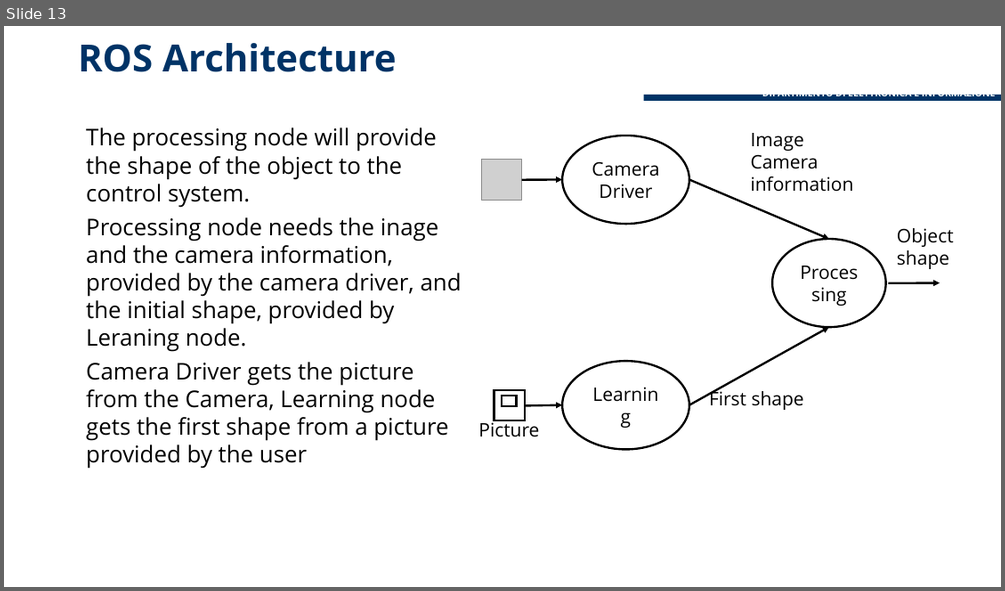
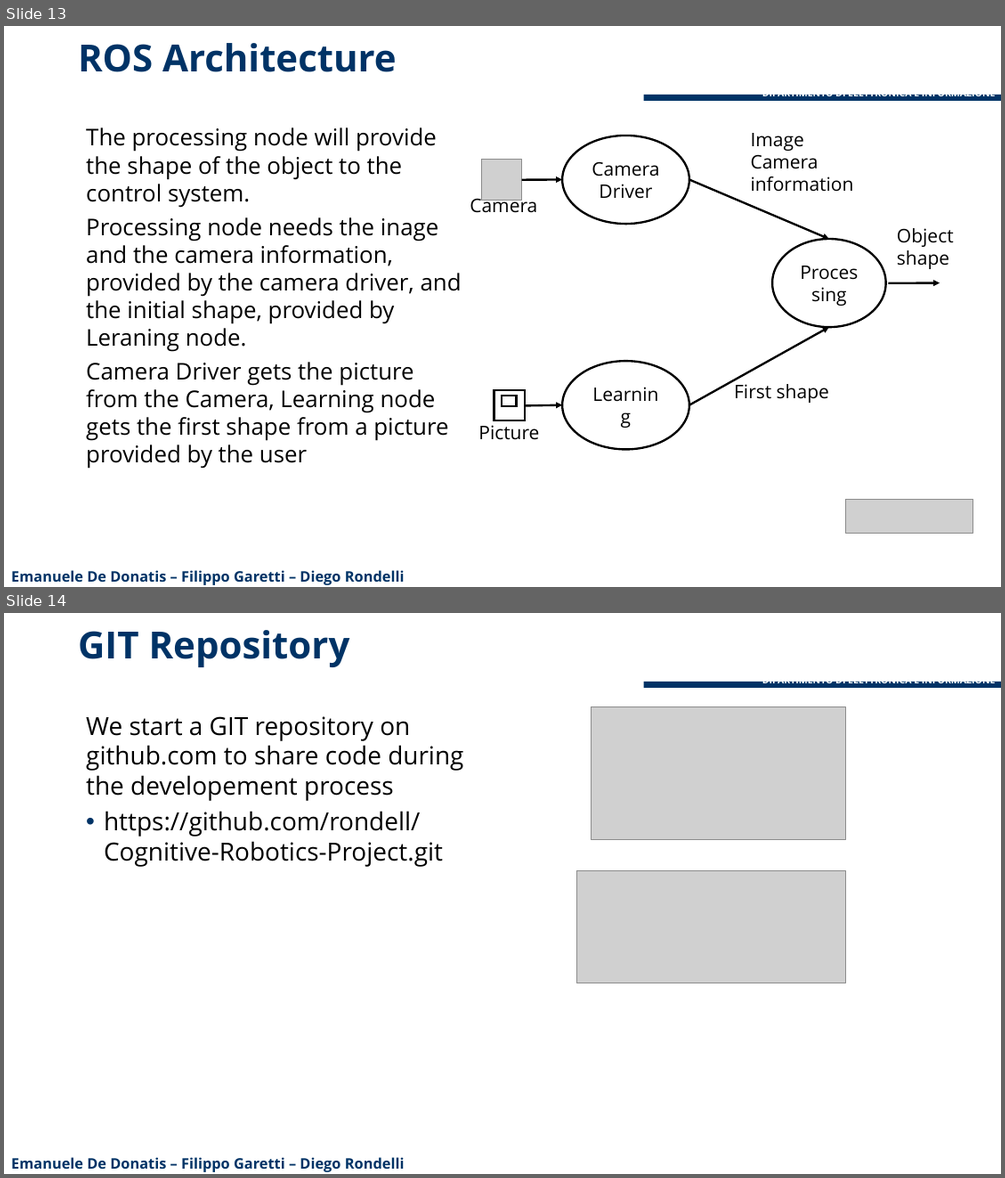
Before and after one commit to rondell/Cognitive-Robotics-Project, a slide deck: Active Contour.ppt. Shown one above the other, each under a label of ours: slide 13 before the commit, slides 13 and 14 after it. The pictures are 1005x591 and 1005x1178 pixels, drawn with LibreOffice and Linux fonts; fonts in the diff are those of the drawing; grey boxes stand for pictures; background and template pictures are left out. Boxes give left, top, right and bottom in pixels: in the first picture for what was removed or moved away, otherwise in the second. Text is boxed around its words. In the diff, an @@ line names an element or a change of style, - is before the commit and + after.

Commit message:
Added logos and git repository to presentation

```diff
--- a/Active Contour.ppt
+++ b/Active Contour.ppt
@@ slide 14 added at (x1=4, y1=613, x2=1001, y2=1174), background #FFFFFF; not listed: 2 template elements that a slide beside it also shows @@
@@ title added at (x1=78, y1=630, x2=350, y2=667), 36 pt, text #003366, bold @@
+GIT Repository
@@ text added at (x1=86, y1=716, x2=463, y2=867), 24 pt, text #000000 @@
+We start a GIT repository on github.com to share code during the developement process
+• https://github.com/rondell/Cognitive-Robotics-Project.git
@@ picture added at (x1=591, y1=706, x2=845, y2=839) @@
@@ picture added at (x1=576, y1=871, x2=845, y2=983) @@
@@ text added at (x1=11, y1=1157, x2=404, y2=1172), 14 pt, text #003366, bold @@
+Emanuele De Donatis – Filippo Garetti – Diego Rondelli
@@ slide 13 changed as well @@
@@ text added at (x1=469, y1=194, x2=537, y2=213), 18 pt, text #000000 @@
+Camera
@@ text "First shape" moved from (x1=709, y1=387, x2=804, y2=410) to (x1=734, y1=380, x2=829, y2=402) @@
@@ text "Picture" rewrapped from (x1=478, y1=418, x2=539, y2=437) to (x1=478, y1=425, x2=539, y2=440) @@
@@ picture added at (x1=845, y1=499, x2=971, y2=532) @@
@@ text added at (x1=11, y1=570, x2=404, y2=585), 14 pt, text #003366, bold @@
+Emanuele De Donatis – Filippo Garetti – Diego Rondelli
```
Also in this commit, not shown: 12 other slides changed.
